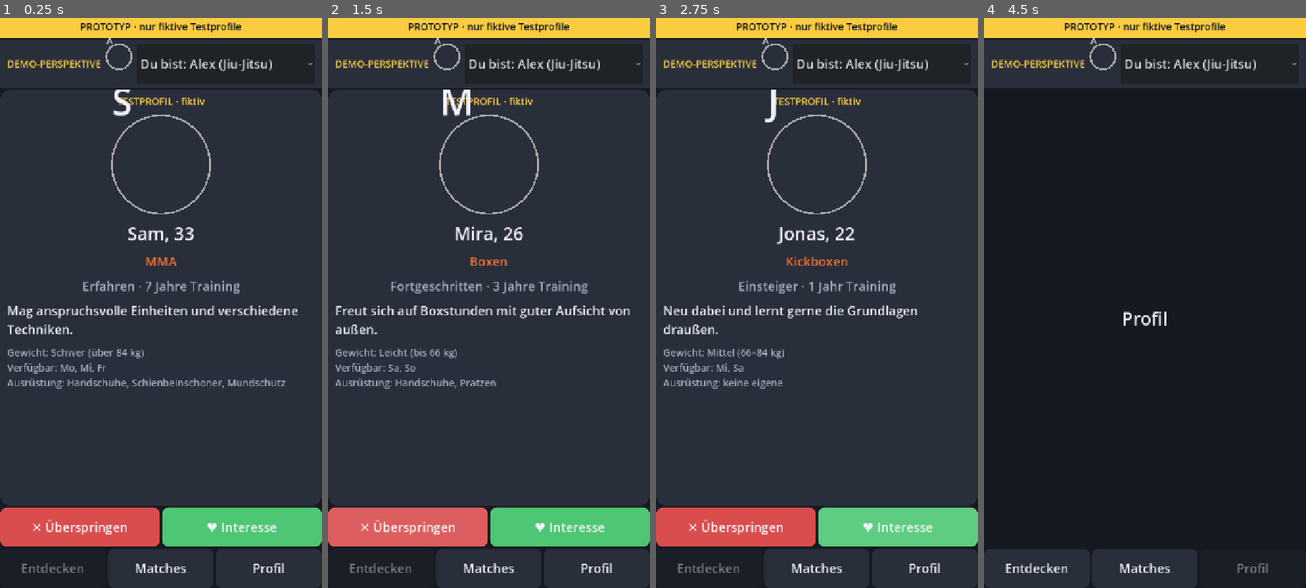
Above: before the commit, frames 1-4 (left to right).
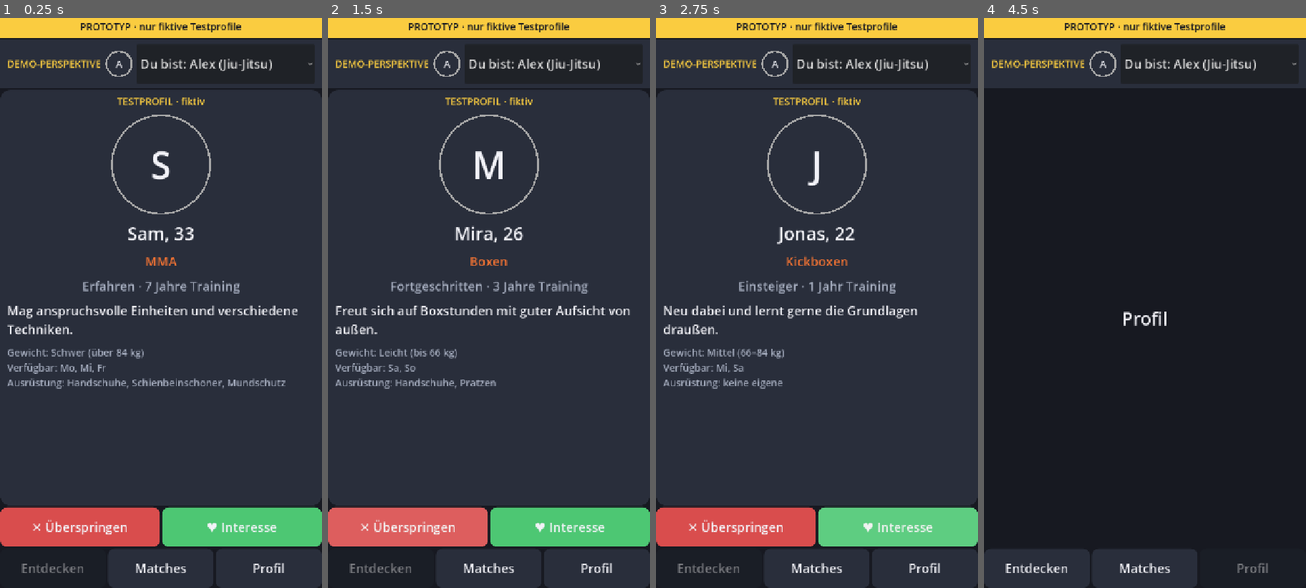
Above: after the commit, the same moments.

Repository: Mayo73/agenthub-backup
Game: Godot game, scene res://scenes/main.tscn
Same seed, same stepped clock (60 frames per second), same inputs: the game is played once before the commit and once after it.
Inputs:
- Up to frame 1 (0.25 s): no input
- Up to frame 2 (1.5 s): click "Du bist: Alex (Jiu-Jitsu)" at 0.5 s; click "✕ Überspringen" at 1.25 s
- Up to frame 3 (2.75 s): click "♥ Interesse" at 2 s
- Up to frame 4 (4.5 s): click "Matches" at 2.75 s; click "Entdecken" at 3.5 s; click "Profil" at 4.25 s

The runs differ from the first frame. In frame 1, 0.4% of the frame differs, in the area x 32-53%, y 3-29%; in frame 2, 0.7%, in the area x 32-55%, y 3-29%; in frame 3, 0.4%; in frame 4, 0.2%.

Commit message:
Review: Initialen mittig im Avatar, Demo-Leiste passt in die Breite
Co-Authored-By: Claude Opus 5.5 <noreply@anthropic.com>

Diff:
--- a/scripts/avatar_view.gd
+++ b/scripts/avatar_view.gd
@@ -51,5 +51,6 @@
 	var initials := shown_initials()
 	var font_size := int(diameter * 0.38)
 	var font := ThemeDB.fallback_font
-	var draw_pos := Vector2(center.x - diameter * 0.5, center.y - center.y)
-	draw_string(font, draw_pos, initials, HORIZONTAL_ALIGNMENT_CENTER, -1, font_size, UiStyle.TEXT)
+	## Grundlinie so, dass die Schrift senkrecht mittig im Kreis steht; waagerecht über die volle Breite zentriert
+	var baseline := center.y + (font.get_ascent(font_size) - font.get_descent(font_size)) * 0.5
+	draw_string(font, Vector2(0.0, baseline), initials, HORIZONTAL_ALIGNMENT_CENTER, diameter, font_size, UiStyle.TEXT)
--- a/scripts/perspective_bar.gd
+++ b/scripts/perspective_bar.gd
@@ -23,10 +23,14 @@
 
 	avatar = AvatarView.new()
 	avatar.set_diameter(56)
+	avatar.size_flags_vertical = Control.SIZE_SHRINK_CENTER
 	row.add_child(avatar)
 
 	picker = OptionButton.new()
 	picker.size_flags_horizontal = Control.SIZE_EXPAND_FILL
+	# Sonst erzwingt der längste Eintrag eine Mindestbreite über die Bildschirmbreite hinaus.
+	picker.fit_to_longest_item = false
+	picker.clip_text = true
 	picker.custom_minimum_size = Vector2(0, UiStyle.BUTTON_HEIGHT)
 	picker.add_theme_font_size_override("font_size", UiStyle.SIZE_NORMAL)
 	picker.get_popup().add_theme_font_size_override("font_size", UiStyle.SIZE_NORMAL)
